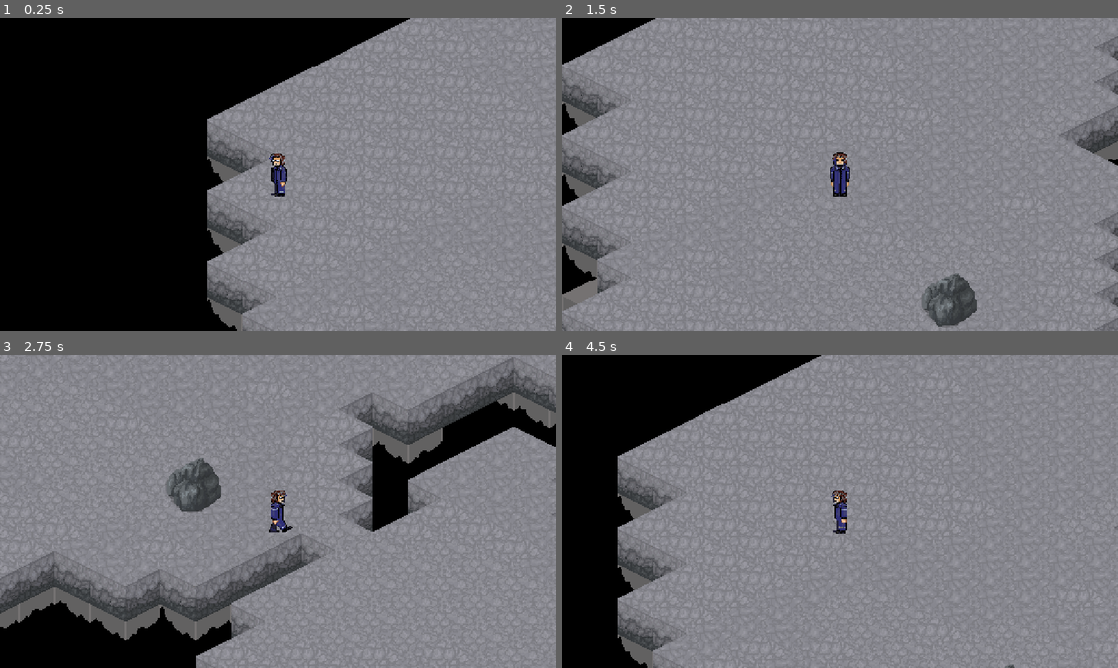
Above: before the commit, frames 1-4 (two rows, left to right).
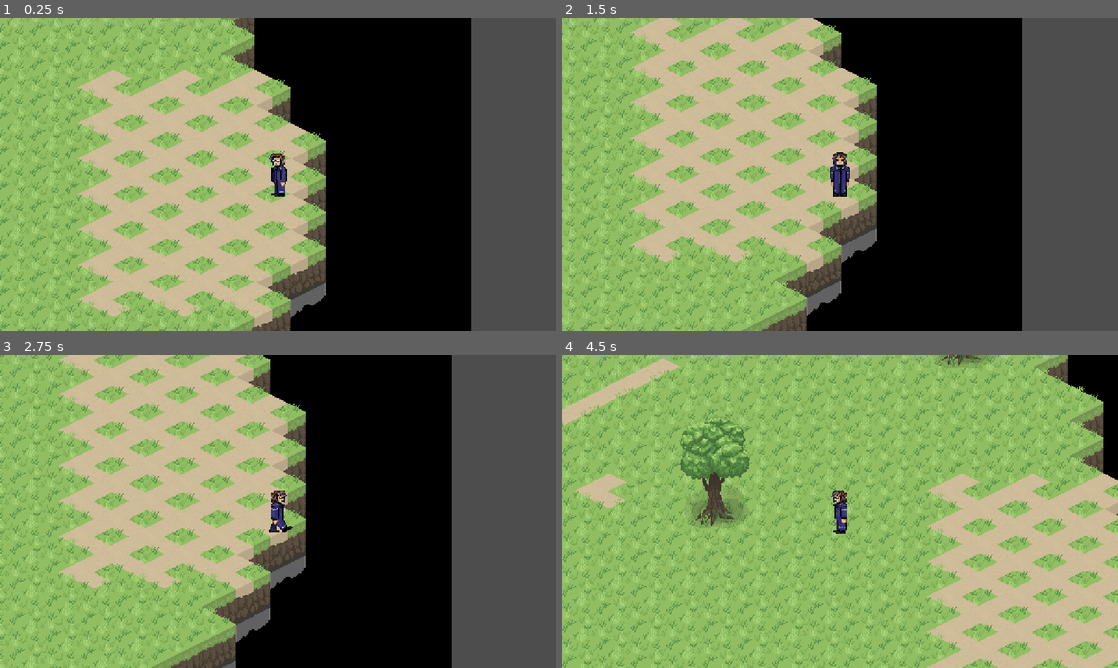
Above: after the commit, the same moments.

Repository: CAHSI-Game-Studios/CGS-project
Game: Godot game, scene res://core/scenes/HubScene.tscn
Same seed, same stepped clock (60 frames per second), same inputs: the game is played once before the commit and once after it. This scene is started directly instead of the project's main scene.
Inputs (mouse positions are in pixels of both pictures, inside the frame that each line leads up to):
- Up to frame 1 (0.25 s): no input
- Up to frame 2 (1.5 s): move the mouse to (962, 158) at 0.52 s; hold D (move_right) 0.53-1.28 s; hold T (open_terminal) 0.53-1.28 s; click (962, 158) at 0.67 s; move the mouse to (728, 190) at 1.27 s; hold S (move_down) from 1.28 s (still down); tap T (open_terminal) at 1.35 s
- Up to frame 3 (2.75 s): move the mouse to (333, 442) at 2.02 s; release S (move_down) at 2.03 s; hold D (move_right) from 2.03 s (still down); hold T (open_terminal) from 2.03 s (still down)
- Up to frame 4 (4.5 s): move the mouse to (812, 574) at 2.77 s; release D (move_right) at 2.78 s; release T (open_terminal) at 2.78 s; hold W (move_up) 2.78-3.53 s; tap T (open_terminal) at 2.85, 4.35 s; click (812, 574) at 2.92 s; move the mouse to (1006, 558) at 3.52 s; hold T (open_terminal) 3.53-4.28 s; hold A (move_left) from 3.53 s (still down); move the mouse to (673, 464) at 4.27 s

The runs differ from the first frame. In frame 1, 96% of the frame differs, in the area x 0-100%, y 0-100%; in frame 2, 99%; in frame 3, 96%; in frame 4, 100%.

Commit message:
moved player to starting point in hub

Diff:
--- a/src/core/scenes/HubScene.tscn
+++ b/src/core/scenes/HubScene.tscn
@@ -627,6 +627,7 @@
 y_sort_enabled = true
 
 [node name="Player" parent="YSort" unique_id=1423827142 instance=ExtResource("9_8cmga")]
+position = Vector2(1844.9999, 509.99997)
 scale = Vector2(0.7, 0.7)
 
 [node name="Camera2D" type="Camera2D" parent="YSort/Player" unique_id=1443528201]
--- a/src/core/scenes/PlayerScene.tscn
+++ b/src/core/scenes/PlayerScene.tscn
@@ -301,4 +301,3 @@
 
 [node name="AnimatedSprite2D" type="AnimatedSprite2D" parent="." unique_id=381868733]
 sprite_frames = SubResource("SpriteFrames_ejaxc")
-animation = &"move_up"
